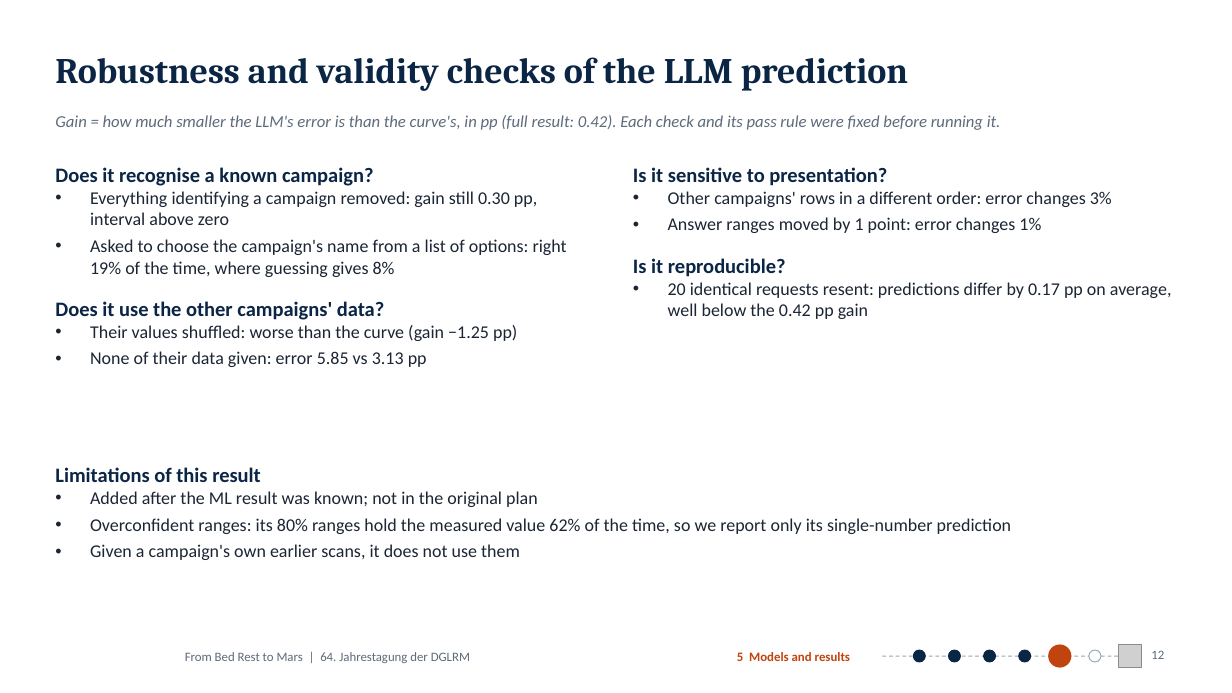
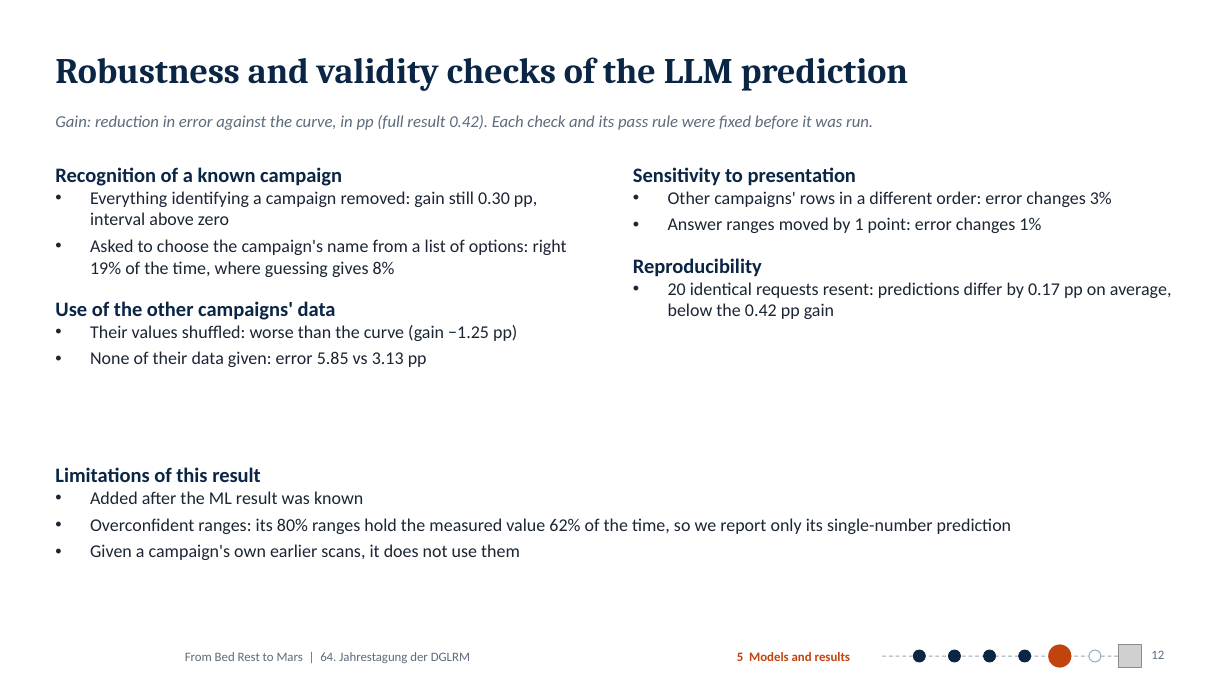
Before and after one commit to MiladBahariQaragoz/BedrestToMars, a slide deck: slide 12 of presentation/bed-rest-to-mars-talk.pptx. Drawn at 1232x693 pixels with LibreOffice and Linux fonts; fonts in the diff are those of the drawing; grey boxes stand for pictures; background and template pictures are left out. Boxes give left, top, right and bottom in pixels: in the first picture for what was removed or moved away, otherwise in the second. Text is boxed around its words. In the diff, an @@ line names an element or a change of style, - is before the commit and + after.

```diff
--- a/presentation/bed-rest-to-mars-talk.pptx
+++ b/presentation/bed-rest-to-mars-talk.pptx
@@ text at [55, 115, 873, 130]: text changed @@
-Gain = how much smaller the LLM's error is than the curve's, in pp (full result: 0.42). Each check and its pass rule were fixed before running it.
+Gain: reduction in error against the curve, in pp (full result 0.42). Each check and its pass rule were fixed before it was run.
@@ text at [55, 167, 342, 186]: text changed @@
-Does it recognise a known campaign?
+Recognition of a known campaign
@@ text at [633, 167, 856, 186]: text changed @@
-Is it sensitive to presentation?
+Sensitivity to presentation
@@ text at [633, 258, 1172, 319]: text changed @@
-Is it reproducible?
-• 20 identical requests resent: predictions differ by 0.17 pp on average, well below the 0.42 pp gain
+Reproducibility
+• 20 identical requests resent: predictions differ by 0.17 pp on average, below the 0.42 pp gain
@@ text at [55, 301, 336, 320]: text changed @@
-Does it use the other campaigns' data?
+Use of the other campaigns' data
@@ text at [90, 491, 363, 504]: text changed @@
-• Added after the ML result was known; not in the original plan
+• Added after the ML result was known
```
Also in this commit, not shown: 9 other slides changed, 2 other files.
